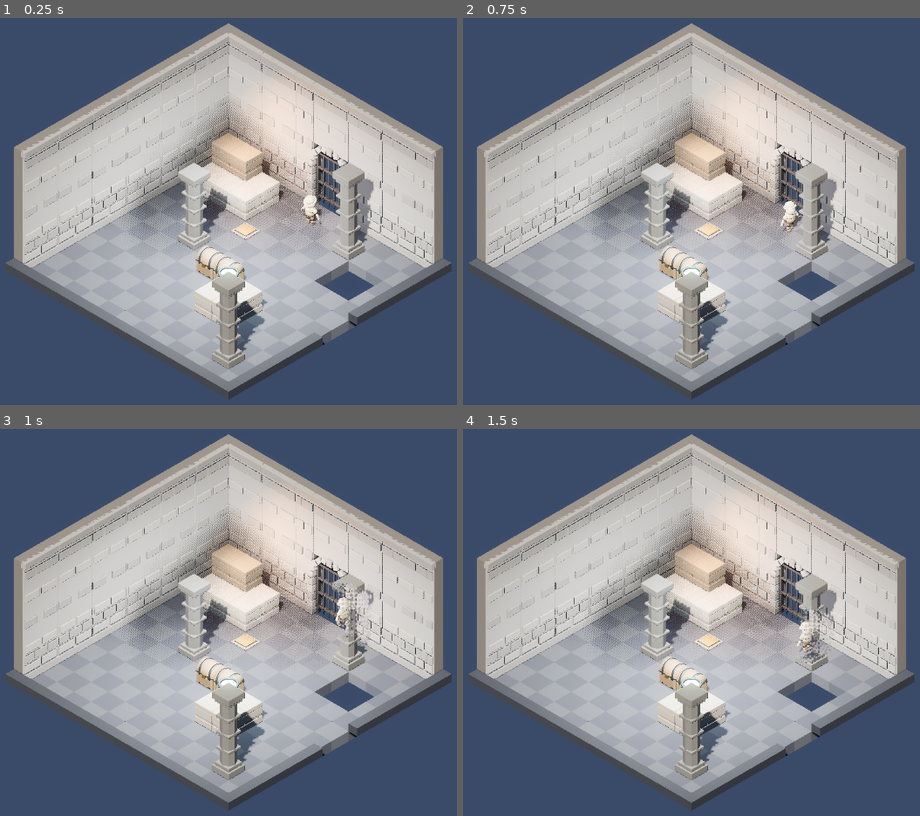
Above: before the commit, frames 1-4 (two rows, left to right).
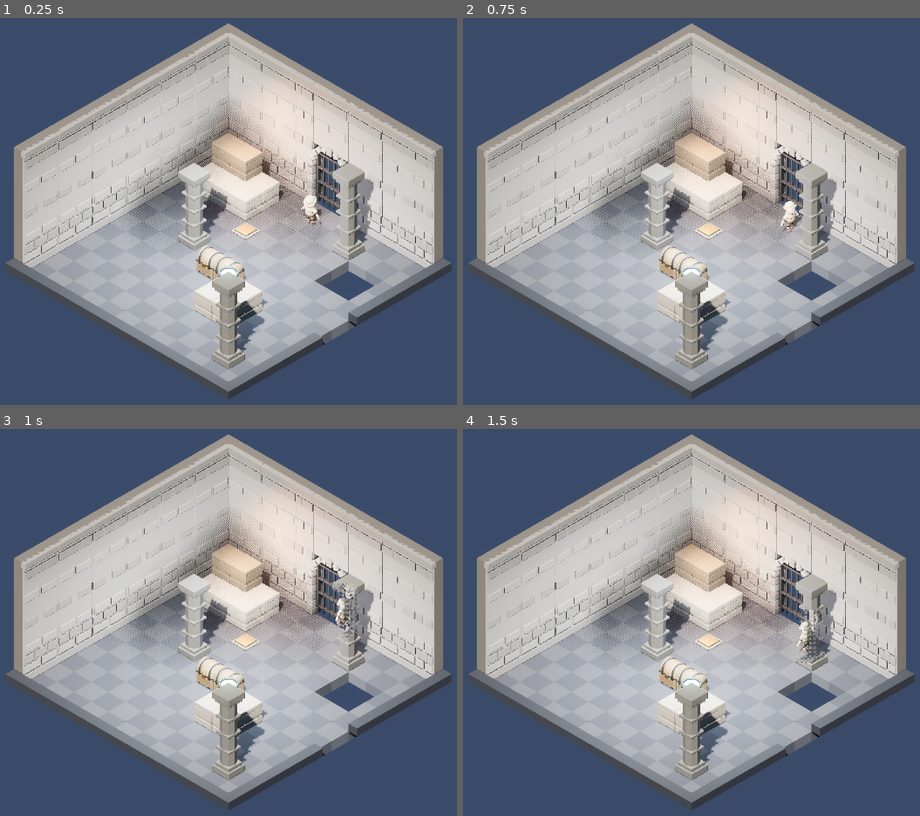
Above: after the commit, the same moments.

Repository: AlistairIainJohnson/filmation-style-game
Game: Godot game, scene res://game/main_game.tscn
Same seed, same stepped clock (60 frames per second), same inputs: the game is played once before the commit and once after it.
Inputs (mouse positions are in pixels of both pictures, inside the frame that each line leads up to):
- Up to frame 1 (0.25 s): no input
- Up to frame 2 (0.75 s): tap Enter at 0.5 s; move the mouse to (846, 192) at 0.52 s; hold D (move_right) from 0.53 s (still down); tap Tab (toggle_move_mode) at 0.6 s; click (846, 192) at 0.67 s
- Up to frame 3 (1 s): keep holding D (move_right); tap Space (jump) at 0.77 s
- Up to frame 4 (1.5 s): release D (move_right) at 1.25 s; drag from (549, 641) to (654, 699) at 1.27 s

Frames 1-2 are identical in both runs. In frame 3, 0.5% of the frame differs, in the area x 73-82%, y 40-57%; in frame 4, 0.4%.

Commit message:
Preserve solid cast shadows on cutaway pillars and foreground occluders

Diff:
--- a/core/player/player_controller.gd
+++ b/core/player/player_controller.gd
@@ -340,6 +340,8 @@
 
 
 static func _set_cutaway_active_recursive(node: Node, active_val: float) -> void:
+	if node.name == "ShadowCaster":
+		return
 	if node is MeshInstance3D:
 		(node as MeshInstance3D).set_instance_shader_parameter(&"cutaway_active", active_val)
 	for child: Node in node.get_children():
--- a/core/world/room_builder.gd
+++ b/core/world/room_builder.gd
@@ -99,6 +99,61 @@
 			mi.set_instance_shader_parameter(&"cutaway_active", 0.0)
 	for child: Node in node.get_children():
 		_configure_static_model_recursive(child, override_mat, cutaway_active_zero)
+
+
+static func _compute_relative_transform(node: Node3D, ancestor: Node3D) -> Transform3D:
+	var rel := Transform3D.IDENTITY
+	var cur: Node = node
+	while cur != null and cur != ancestor:
+		if cur is Node3D:
+			rel = (cur as Node3D).transform * rel
+		cur = cur.get_parent()
+	return rel
+
+
+static func _collect_mesh_instances_recursive(node: Node, out: Array[MeshInstance3D]) -> void:
+	if node is MeshInstance3D:
+		out.append(node as MeshInstance3D)
+	for child: Node in node.get_children():
+		_collect_mesh_instances_recursive(child, out)
+
+
+static func _attach_cutaway_shadow_caster(body: StaticBody3D, opaque_mat: Material) -> void:
+	if body.get_node_or_null("ShadowCaster") != null:
+		return
+	var sources: Array[MeshInstance3D] = []
+	var model_root: Node = body.get_node_or_null("PillarModel")
+	if model_root == null:
+		model_root = body.get_node_or_null("BlockModel")
+	var proxy_mesh: MeshInstance3D = body.get_node_or_null("Mesh") as MeshInstance3D
+	if model_root != null:
+		_collect_mesh_instances_recursive(model_root, sources)
+		if proxy_mesh != null:
+			proxy_mesh.cast_shadow = GeometryInstance3D.SHADOW_CASTING_SETTING_OFF
+	elif proxy_mesh != null:
+		sources.append(proxy_mesh)
+
+	if sources.is_empty():
+		return
+
+	var caster_root := Node3D.new()
+	caster_root.name = "ShadowCaster"
+	body.add_child(caster_root)
+
+	for idx: int in range(sources.size()):
+		var src_mi: MeshInstance3D = sources[idx]
+		src_mi.cast_shadow = GeometryInstance3D.SHADOW_CASTING_SETTING_OFF
+		if src_mi.mesh == null:
+			continue
+		var shadow_mi := MeshInstance3D.new()
+		shadow_mi.name = "ShadowMesh_%02d" % idx
+		shadow_mi.mesh = src_mi.mesh
+		shadow_mi.transform = _compute_relative_transform(src_mi, body)
+		shadow_mi.layers = 1
+		shadow_mi.gi_mode = GeometryInstance3D.GI_MODE_DISABLED
+		shadow_mi.material_override = opaque_mat
+		shadow_mi.cast_shadow = GeometryInstance3D.SHADOW_CASTING_SETTING_SHADOWS_ONLY
+		caster_root.add_child(shadow_mi)
 
 
 func build_room_from_path(
@@ -169,6 +224,7 @@
 		)
 		_attach_block_or_pillar_model(blk_node, blk_type, sz, blk_mat if use_cutaway else null, use_cutaway)
 		if use_cutaway:
+			_attach_cutaway_shadow_caster(blk_node, get_material(mat_name))
 			blk_node.add_to_group("foreground_occluders")
 			blk_node.set_meta("cutaway", true)
 			blk_node.set_meta("cutaway_active", false)
@@ -198,6 +254,7 @@
 		occ_node.set_meta("cutaway", use_cutaway)
 		occ_node.set_meta("cutaway_active", false)
 		if use_cutaway:
+			_attach_cutaway_shadow_caster(occ_node, get_material(mat_name))
 			var occ_mesh: MeshInstance3D = occ_node.get_node_or_null("Mesh") as MeshInstance3D
 			if occ_mesh != null:
 				occ_mesh.set_instance_shader_parameter(&"cutaway_active", 0.0)
--- a/tests/test_stage2_player.gd
+++ b/tests/test_stage2_player.gd
@@ -226,6 +226,7 @@
 			assert_gt(max_trans, 0.0, "Cutaway transparency cap must allow dithering")
 			assert_lt(max_trans, 1.0, "Cutaway transparency cap must leave foreground partially visible")
 			assert_true(fg_child.is_in_group("foreground_occluders"), "%s %s must belong to foreground_occluders group" % [room_path, fg_child.name])
+			_assert_cutaway_shadow_caster_valid(fg_child, "%s %s" % [room_path, fg_child.name])
 
 		var arch_root: Node3D = result.get("architecture_root") as Node3D
 		var pillar_count: int = 0
@@ -236,6 +237,7 @@
 				var p_box: BoxMesh = p_mesh.mesh as BoxMesh
 				assert_true(p_box.material is ShaderMaterial, "%s %s must use cutaway ShaderMaterial" % [room_path, arch_child.name])
 				assert_true(arch_child.is_in_group("foreground_occluders"), "%s %s must belong to foreground_occluders group" % [room_path, arch_child.name])
+				_assert_cutaway_shadow_caster_valid(arch_child, "%s %s" % [room_path, arch_child.name])
 
 		assert_gt(pillar_count, 0, room_path + " must validate at least one interior stone_pillar")
 
@@ -301,3 +303,24 @@
 	player.sync_shader_world_pos()
 	assert_true(bool(interior_pillar.get_meta("cutaway_active", false)), "Interior pillar must cut away when player is behind it")
 	assert_false(bool(corner_pillar.get_meta("cutaway_active", true)))
+
+
+func _assert_cutaway_shadow_caster_valid(occ: Node, label: String) -> void:
+	var caster: Node = occ.get_node_or_null("ShadowCaster")
+	assert_not_null(caster, label + " must have dedicated opaque ShadowCaster child")
+	var caster_meshes: int = 0
+	for child: Node in caster.get_children():
+		if child is MeshInstance3D:
+			caster_meshes += 1
+			var mi: MeshInstance3D = child as MeshInstance3D
+			assert_eq(mi.cast_shadow, GeometryInstance3D.SHADOW_CASTING_SETTING_SHADOWS_ONLY, label + " ShadowCaster mesh must be shadows-only")
+			assert_true(mi.material_override is StandardMaterial3D, label + " ShadowCaster mesh must use opaque StandardMaterial3D")
+	assert_gt(caster_meshes, 0, label + " ShadowCaster must contain at least one MeshInstance3D")
+
+	var pillar_model: Node = occ.get_node_or_null("PillarModel")
+	if pillar_model != null:
+		var visual_meshes: Array[MeshInstance3D] = []
+		RoomBuilder._collect_mesh_instances_recursive(pillar_model, visual_meshes)
+		assert_gt(visual_meshes.size(), 0, label + " PillarModel must contain visual MeshInstance3D nodes")
+		for mi: MeshInstance3D in visual_meshes:
+			assert_eq(mi.cast_shadow, GeometryInstance3D.SHADOW_CASTING_SETTING_OFF, label + " visual PillarModel must not cast shadow")
